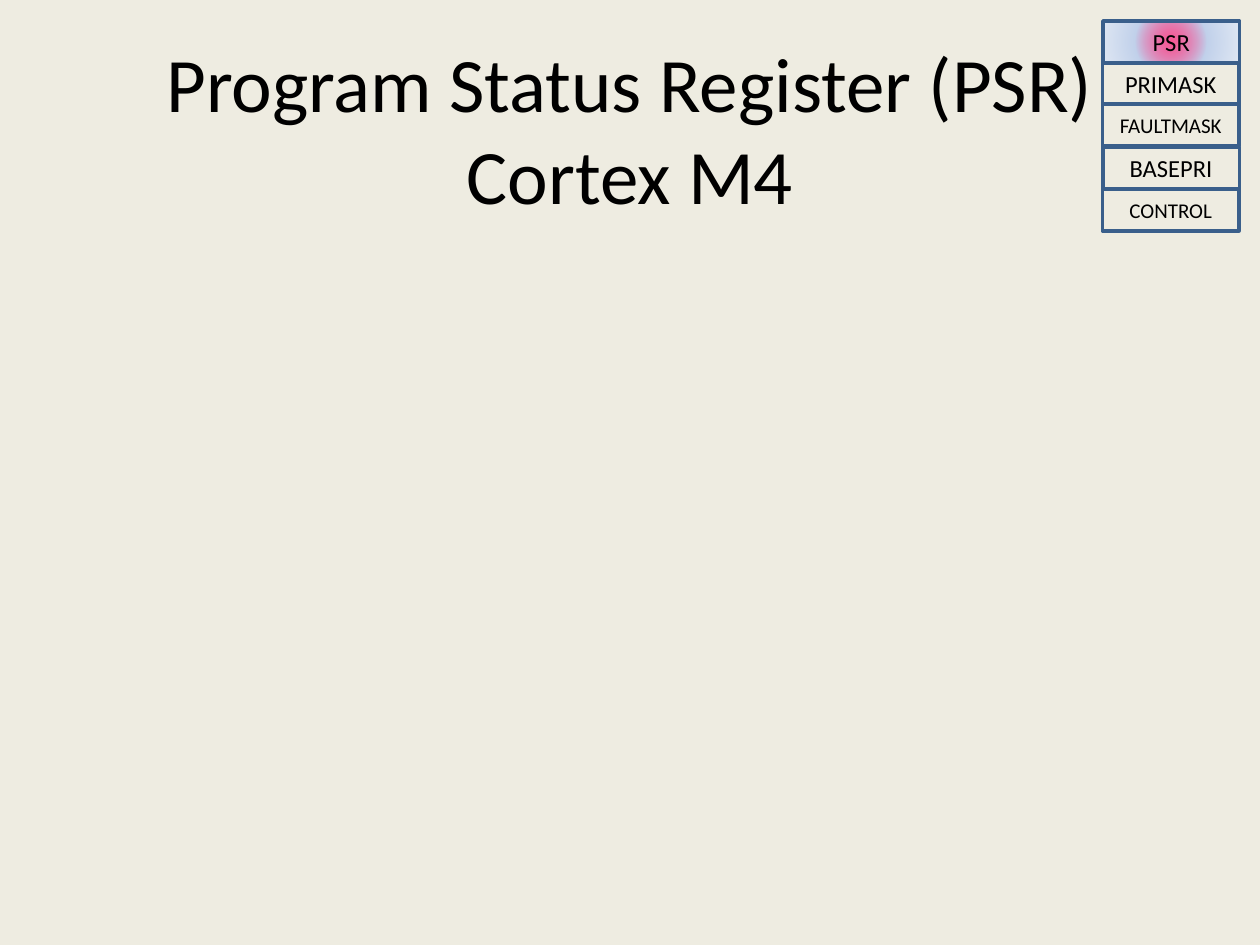
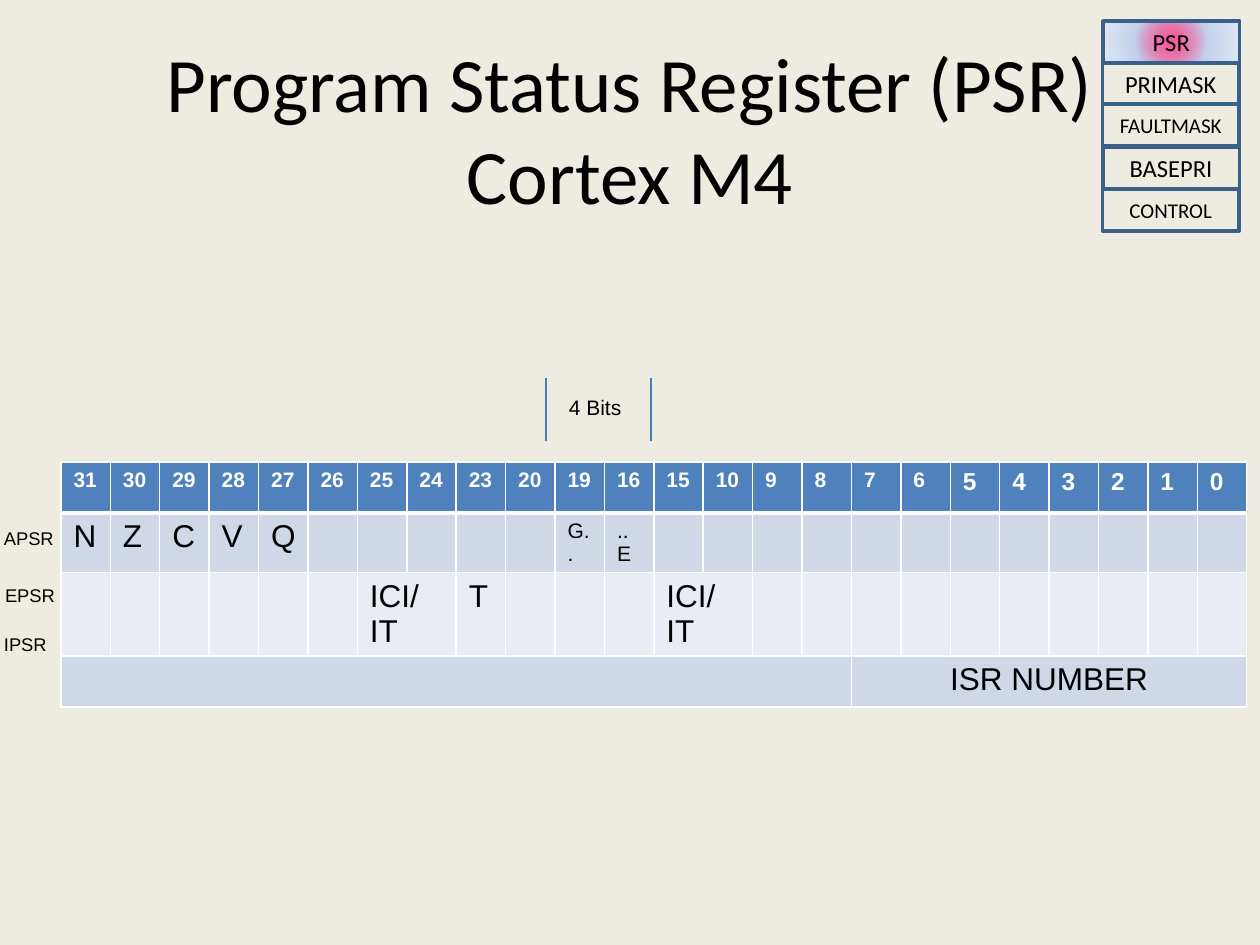
Before and after one commit to girishsukukumar/ARM-Architecture, a slide deck: slide 12 of Module-4.pptx. Drawn at 1260x945 pixels with LibreOffice and Linux fonts; fonts in the diff are those of the drawing. Boxes give left, top, right and bottom in pixels: in the first picture for what was removed or moved away, otherwise in the second. Text is boxed around its words. In the diff, an @@ line names an element or a change of style, - is before the commit and + after.

```diff
--- a/Module-4.pptx
+++ b/Module-4.pptx
@@ line added from (546, 378) to (546, 441), #4B7EBC 0.75 pt @@
@@ line added from (651, 378) to (651, 441), #4B7EBC 0.75 pt @@
@@ text added at <box>569,399,621,415</box>, 12 pt, text #000000 @@
+4 Bits
@@ table added at <box>60,462,1240,695</box>, 4 rows, 24 columns @@
+31 | 30 | 29 | 28 | 27 | 26 | 25 | 24 | 23 | 20 | 19 | 16 | 15 | 10 | 9 | 8 | 7 | 6 | 5 | 4 | 3 | 2 | 1 | 0
+N | Z | C | V | Q |  |  |  |  |  | G.. | ..E |  |  |  |  |  |  |  |  |  |  |  | 
+ |  |  |  |  |  | ICI/IT |  | T |  |  |  | ICI/IT |  |  |  |  |  |  |  |  |  |  | 
+ |  |  |  |  |  |  |  |  |  |  |  |  |  |  |  | ISR NUMBER |  |  |  |  |  |  | 
@@ text added at <box>4,532,54,545</box>, 10.5 pt, text #000000 @@
+APSR
@@ text added at <box>5,589,55,602</box>, 10.5 pt, text #000000 @@
+EPSR
@@ text added at <box>4,638,47,651</box>, 10.5 pt, text #000000 @@
+IPSR
```
Also in this commit, not shown: 1 other slide changed, 2 slides added.
